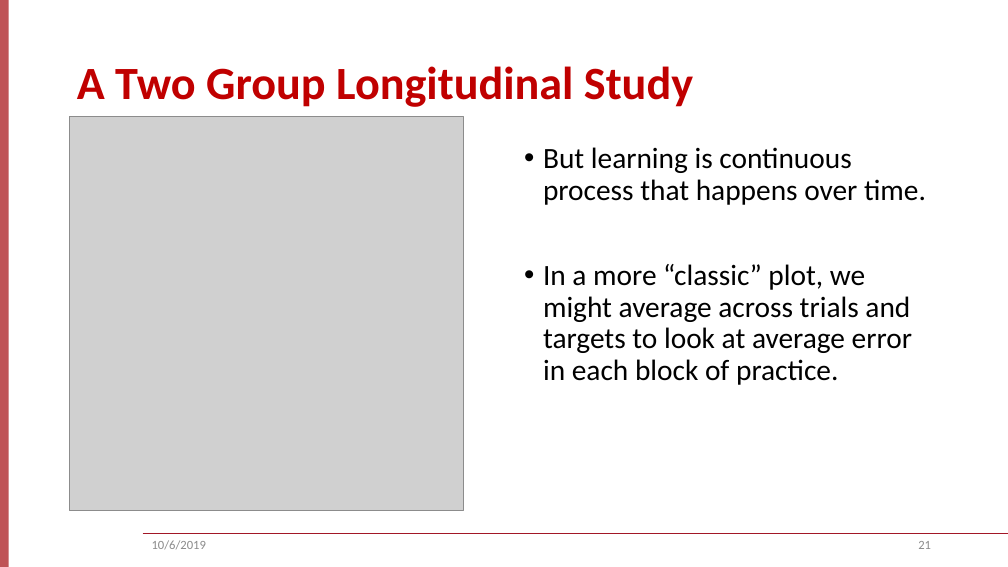
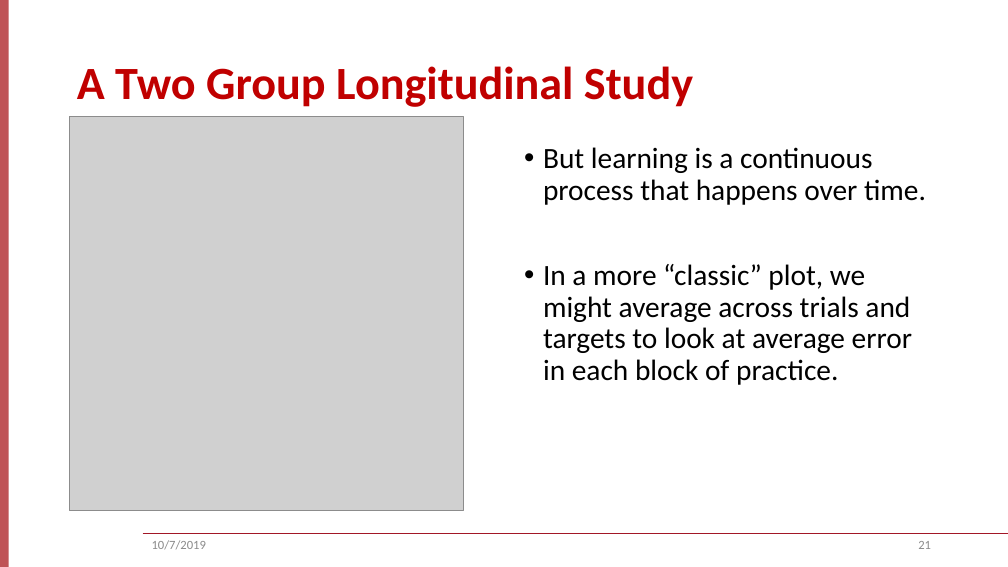
Before and after one commit to keithlohse/ASNR, a slide deck: slide 21 of ASNR_2019_workshop/lohse_ASNR_2019.pptx. Drawn at 1008x567 pixels with LibreOffice and Linux fonts; fonts in the diff are those of the drawing; grey boxes stand for pictures; background and template pictures are left out. Boxes give left, top, right and bottom in pixels: in the first picture for what was removed or moved away, otherwise in the second. Text is boxed around its words. In the diff, an @@ line names an element or a change of style, - is before the commit and + after.

```diff
--- a/ASNR_2019_workshop/lohse_ASNR_2019.pptx
+++ b/ASNR_2019_workshop/lohse_ASNR_2019.pptx
@@ text at box(543, 147, 926, 205): text changed @@
-• But learning is continuous process that happens over time.
+• But learning is a continuous process that happens over time.
@@ text at box(152, 540, 206, 550): text changed @@
-10/6/2019
+10/7/2019
```
Also in this commit, not shown: 26 other slides changed, 1 other file.
